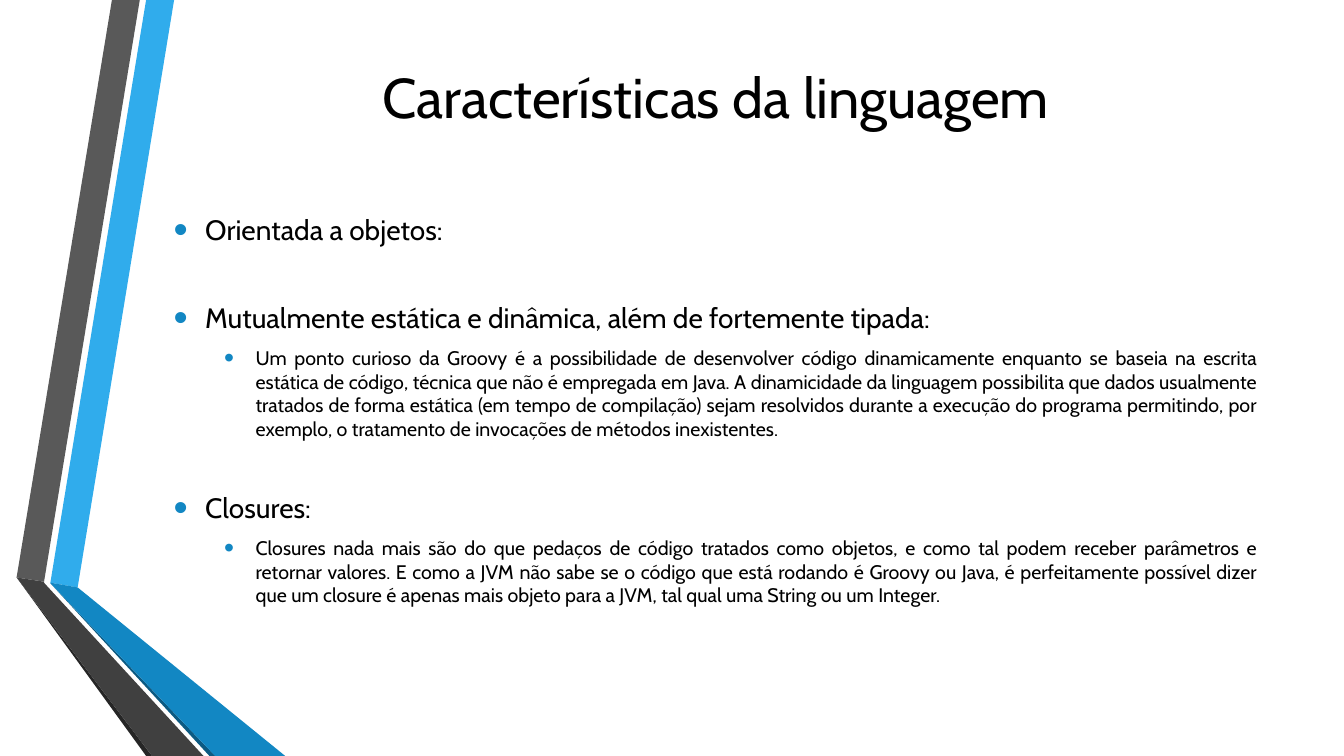
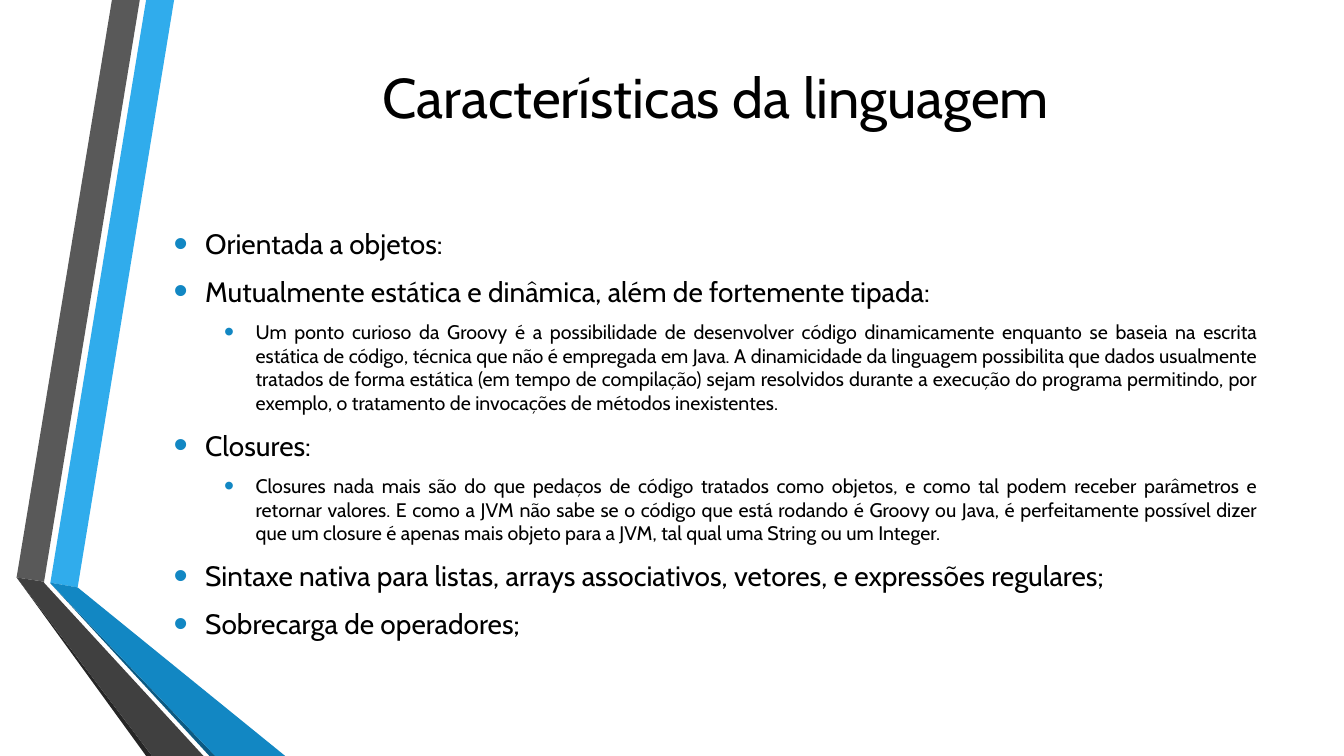
Before and after one commit to Sevzera/lp-cefet, a slide deck: slide 6 of Apresentacao Groovy.pptx. Drawn at 1344x756 pixels with LibreOffice and Linux fonts; fonts in the diff are those of the drawing; background and template pictures are left out. Boxes give left, top, right and bottom in pixels: in the first picture for what was removed or moved away, otherwise in the second. Text is boxed around its words. In the diff, an @@ line names an element or a change of style, - is before the commit and + after.

```diff
--- a/Apresentacao Groovy.pptx
+++ b/Apresentacao Groovy.pptx
@@ text at (205, 565, 1103, 640): paragraphs added @@
+• Sintaxe nativa para listas, arrays associativos, vetores, e expressões regulares;
+• Sobrecarga de operadores;
```
Also in this commit, not shown: 1 other slide changed, 2 slides added.
